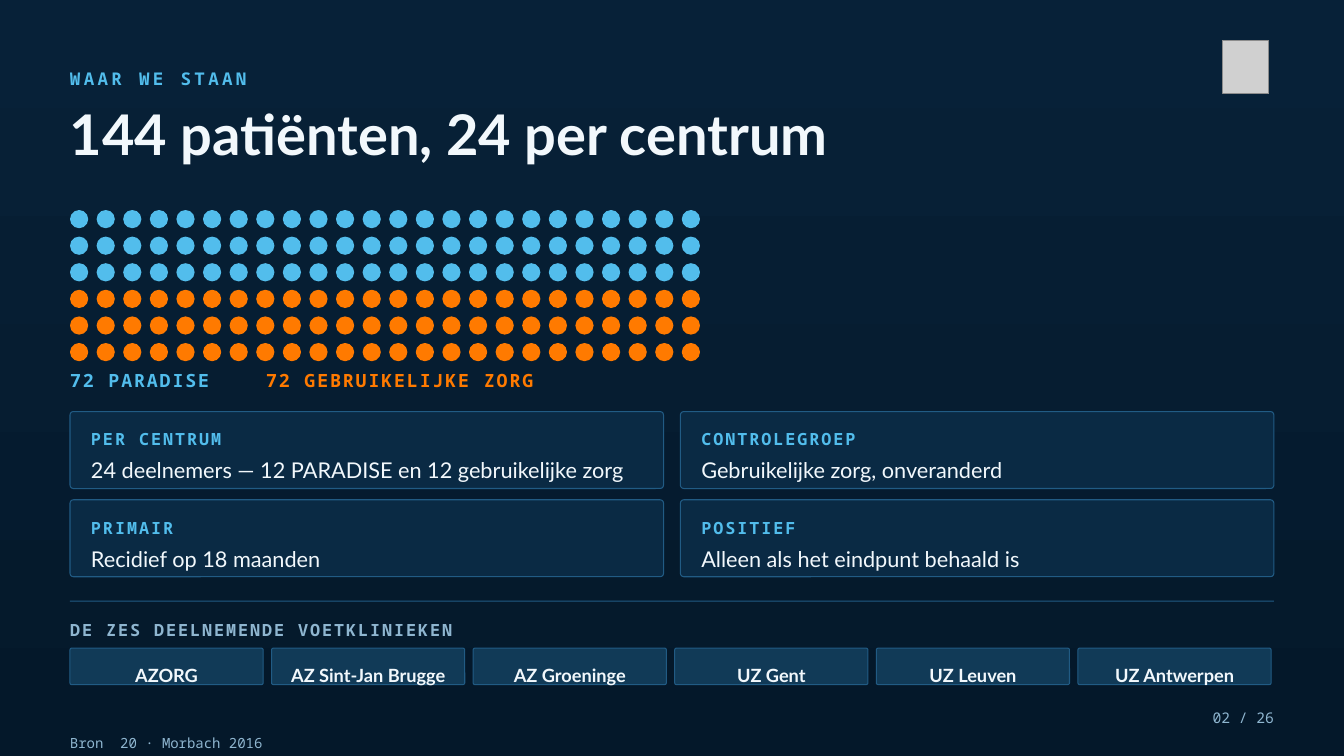
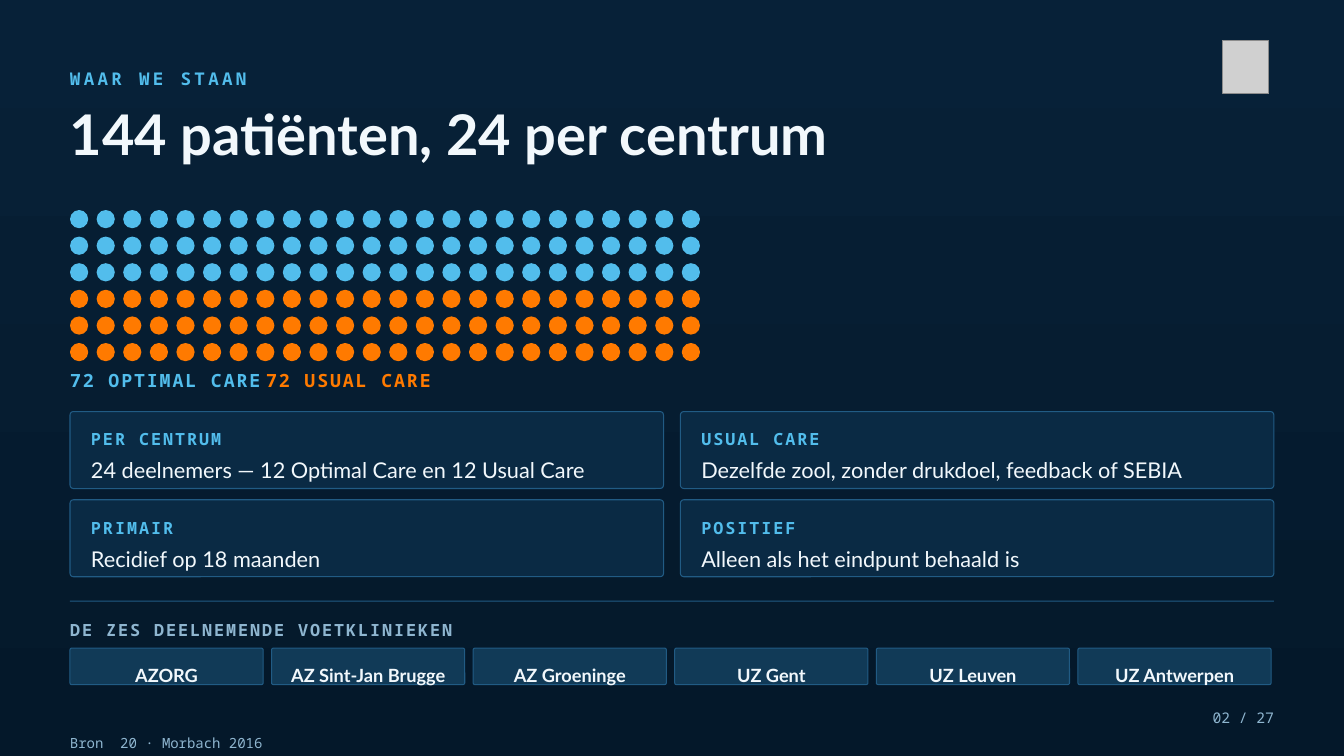
Before and after one commit to Dellfs/paradise-project, a slide deck: slide 2 of PARADISE_presentatie/PARADISE_az_groeninge.pptx. Drawn at 1344x756 pixels with LibreOffice and Linux fonts; fonts in the diff are those of the drawing; grey boxes stand for pictures. Boxes give left, top, right and bottom in pixels: in the first picture for what was removed or moved away, otherwise in the second. Text is boxed around its words. In the diff, an @@ line names an element or a change of style, - is before the commit and + after.

```diff
--- a/PARADISE_presentatie/PARADISE_az_groeninge.pptx
+++ b/PARADISE_presentatie/PARADISE_az_groeninge.pptx
@@ text at (70, 374, 260, 387): text changed @@
-72 PARADISE
+72 OPTIMAL CARE
@@ text at (266, 374, 430, 388): text changed @@
-72 GEBRUIKELIJKE ZORG
+72 USUAL CARE
@@ text at (701, 433, 819, 445): text changed @@
-CONTROLEGROEP
+USUAL CARE
@@ text at (91, 462, 584, 482): text changed @@
-24 deelnemers — 12 PARADISE en 12 gebruikelijke zorg
+24 deelnemers — 12 Optimal Care en 12 Usual Care
@@ text at (701, 462, 1182, 481): text changed @@
-Gebruikelijke zorg, onveranderd
+Dezelfde zool, zonder drukdoel, feedback of SEBIA
@@ text at (1213, 712, 1274, 723): text changed @@
-02 / 26
+02 / 27
```
Also in this commit, not shown: 21 other slides changed, 2 slides added, 1 slide removed, 1 other file.
